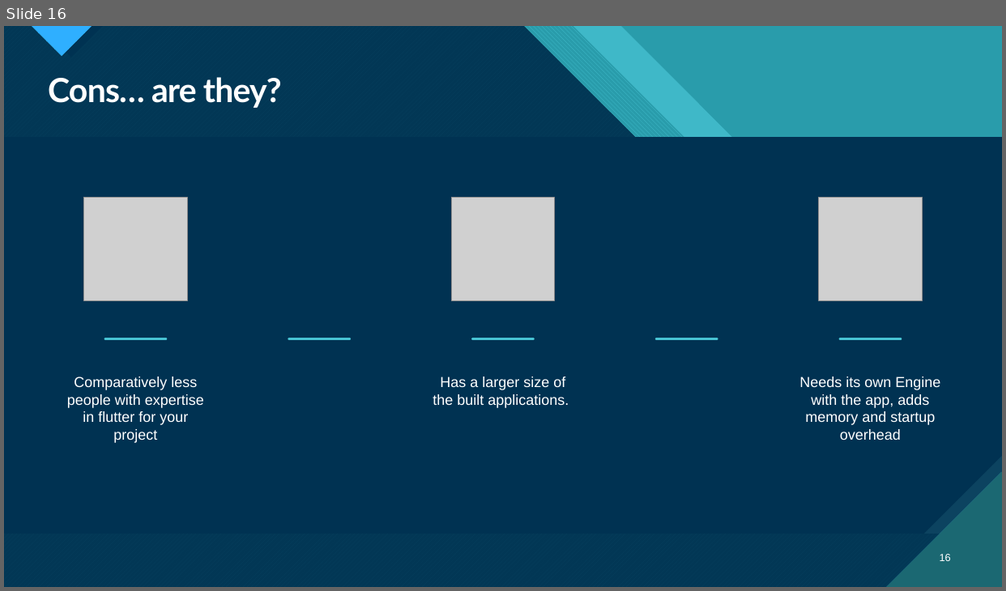
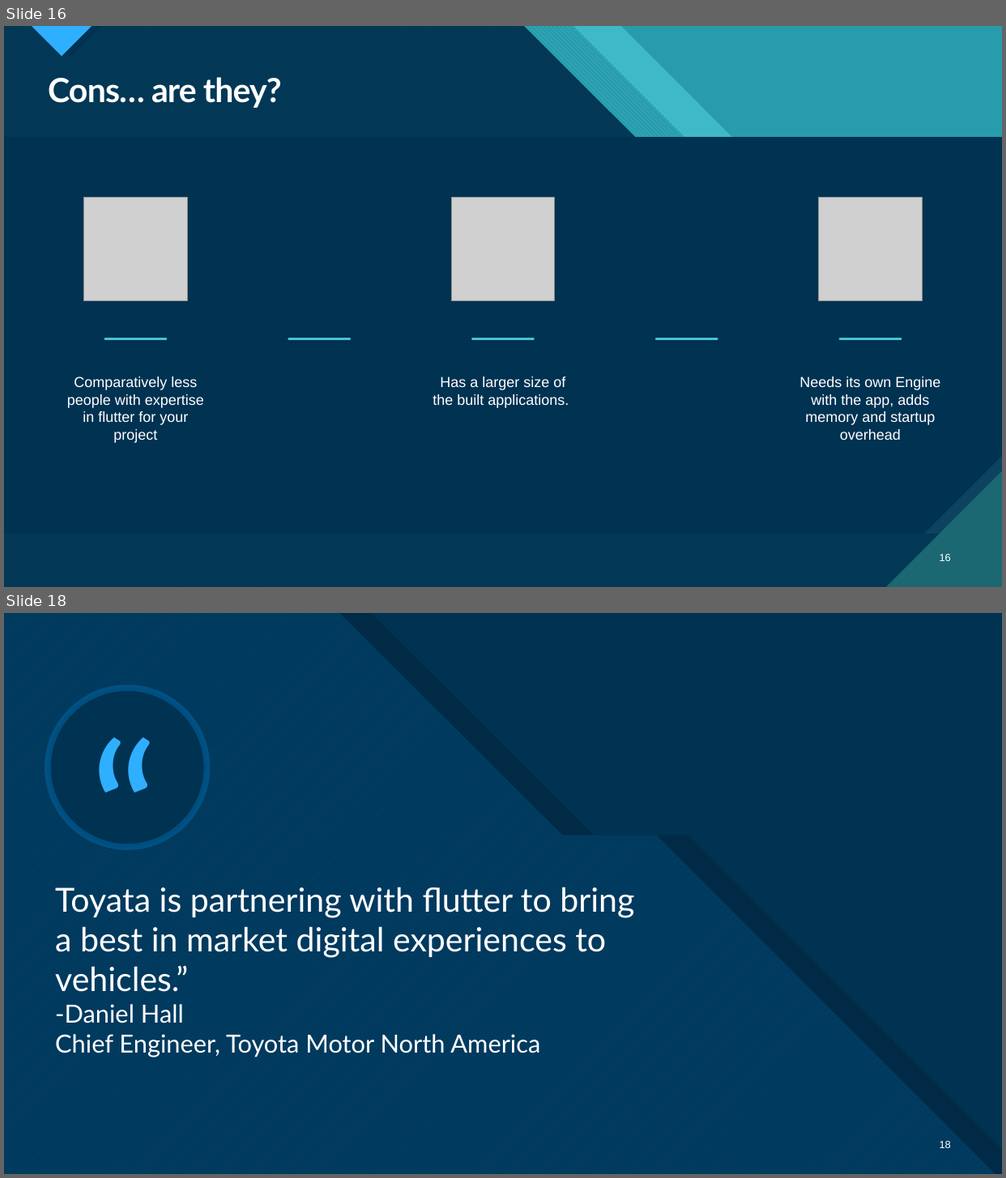
Before and after one commit to PratyayDhond/IT-3rd-year-notes, a slide deck: Seminar/Native Application Development Using Flutter.pptx. Shown one above the other, each under a label of ours: slide 16 before the commit, slides 16 and 18 after it; the slides between them are not shown. The pictures are 1006x591 and 1006x1178 pixels, drawn with LibreOffice and Linux fonts; fonts in the diff are those of the drawing; grey boxes stand for pictures. Boxes give left, top, right and bottom in pixels: in the first picture for what was removed or moved away, otherwise in the second. Text is boxed around its words. In the diff, an @@ line names an element or a change of style, - is before the commit and + after.

Commit message:
Flutter PPT final

```diff
--- a/Seminar/Native Application Development Using Flutter.pptx
+++ b/Seminar/Native Application Development Using Flutter.pptx
@@ slide 18 added at (4,613,1002,1174), background #FFFFFF; not listed: 9 template elements that a slide beside it also shows @@
@@ rectangle added at (4,613,1002,1174), fill #003352 @@
@@ freeform shape added at (4,613,996,1174), fill pattern #47C3D3 on #0065A4 @@
@@ freeform shape added at (4,613,1002,1174), fill #003352 at 85% opacity @@
@@ freeform shape added at (35,613,1002,1174), fill #000000 @@
@@ ellipse added at (48,688,206,847), fill #003352, outline #0065A4 6 pt @@
@@ text added at (83,688,165,923), 184 pt, text #2FAFFF @@
+“
@@ title added at (55,887,634,1058), 32 pt, text #FFFFFF @@
+Toyata is partnering with flutter to bring a best in market digital experiences to vehicles.”
+-Daniel Hall
+Chief Engineer, Toyota Motor North America
@@ page number added at (940,1141,951,1148), 10 pt, text #FFFFFF @@
+18
```
Also in this commit, not shown: 1 slide changed, 2 other slides added, 7 slides removed.
